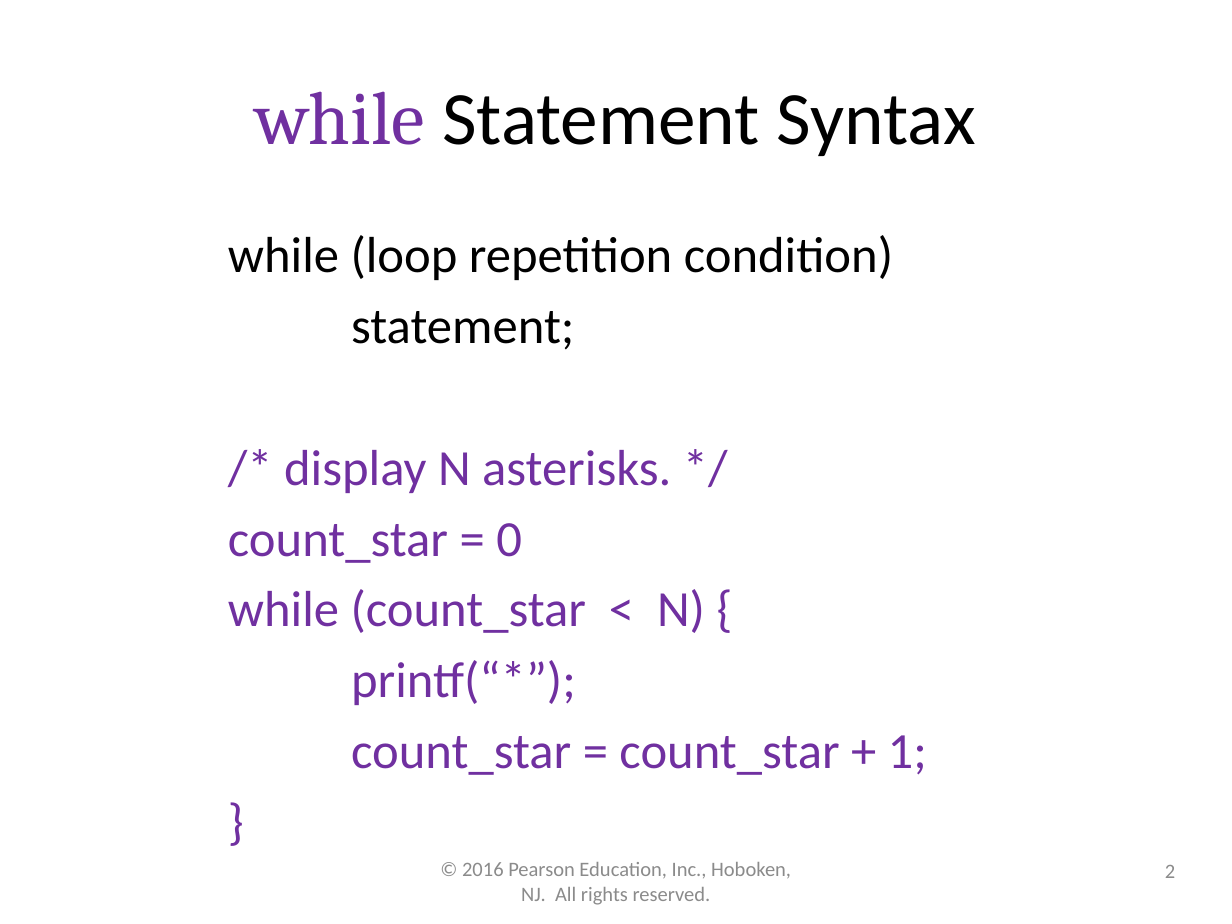
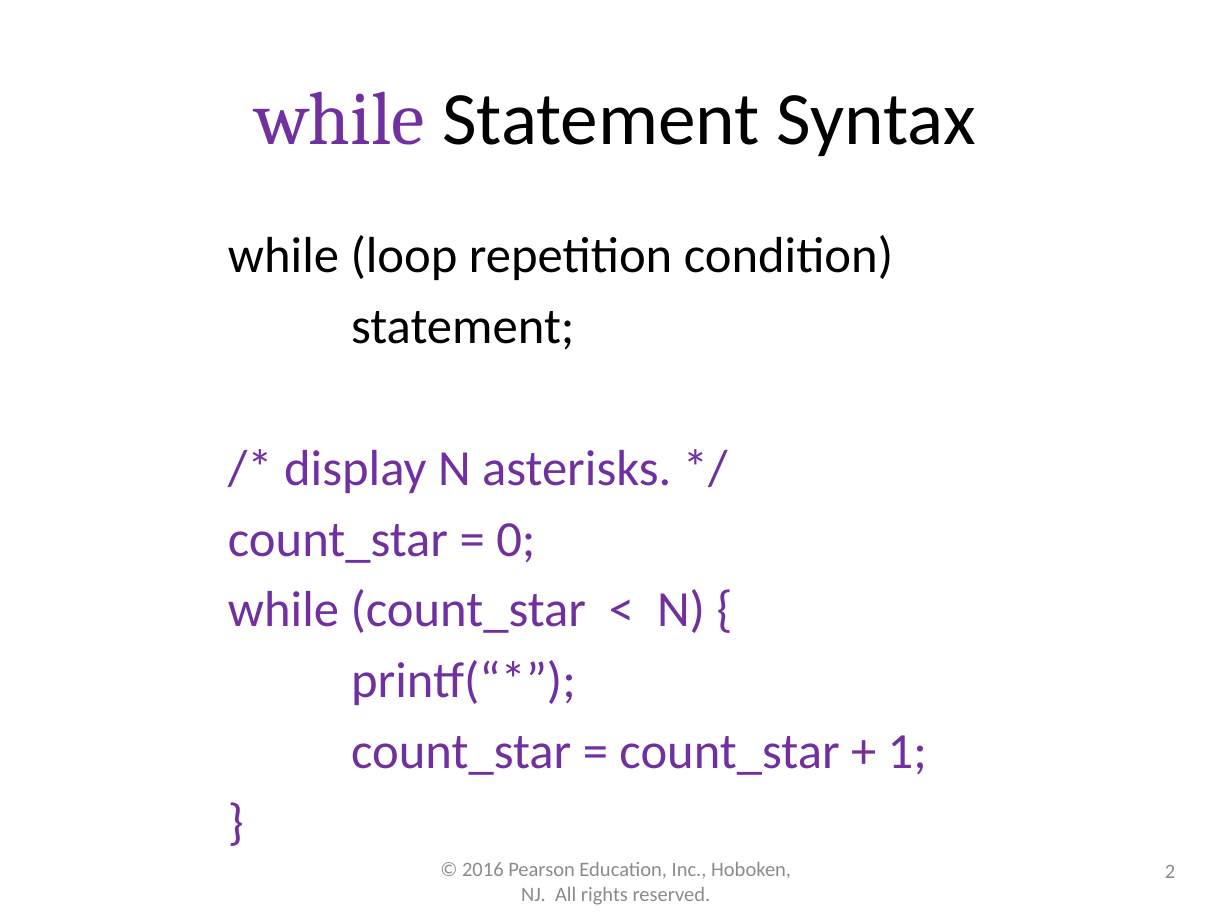
Before and after one commit to lgw2/lgw2.github.io, a slide deck: slide 2 of _teaching/csci112-fall-2023/lectures/ppts/Chapter5.pptx. Drawn at 1232x924 pixels with LibreOffice and Linux fonts; fonts in the diff are those of the drawing. Boxes give left, top, right and bottom in pixels: in the first picture for what was removed or moved away, otherwise in the second. Text is boxed around its words. In the diff, an @@ line names an element or a change of style, - is before the commit and + after.

```diff
--- a/_teaching/csci112-fall-2023/lectures/ppts/Chapter5.pptx
+++ b/_teaching/csci112-fall-2023/lectures/ppts/Chapter5.pptx
@@ text at (x1=228, y1=523, x2=535, y2=563): text changed @@
-count_star = 0
+count_star = 0;
```
Also in this commit, not shown: 3 other slides changed, 4 slides removed, 3 other files.
